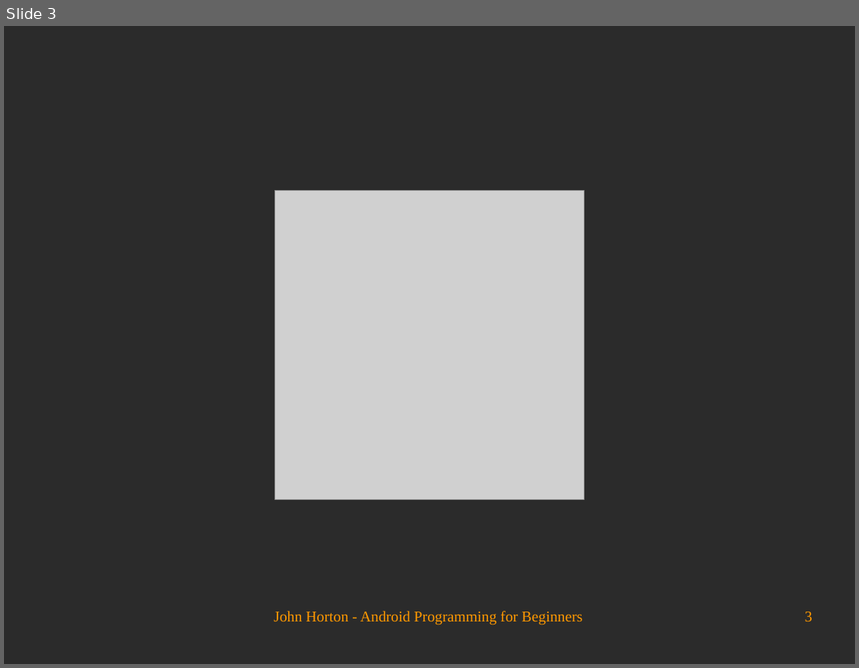
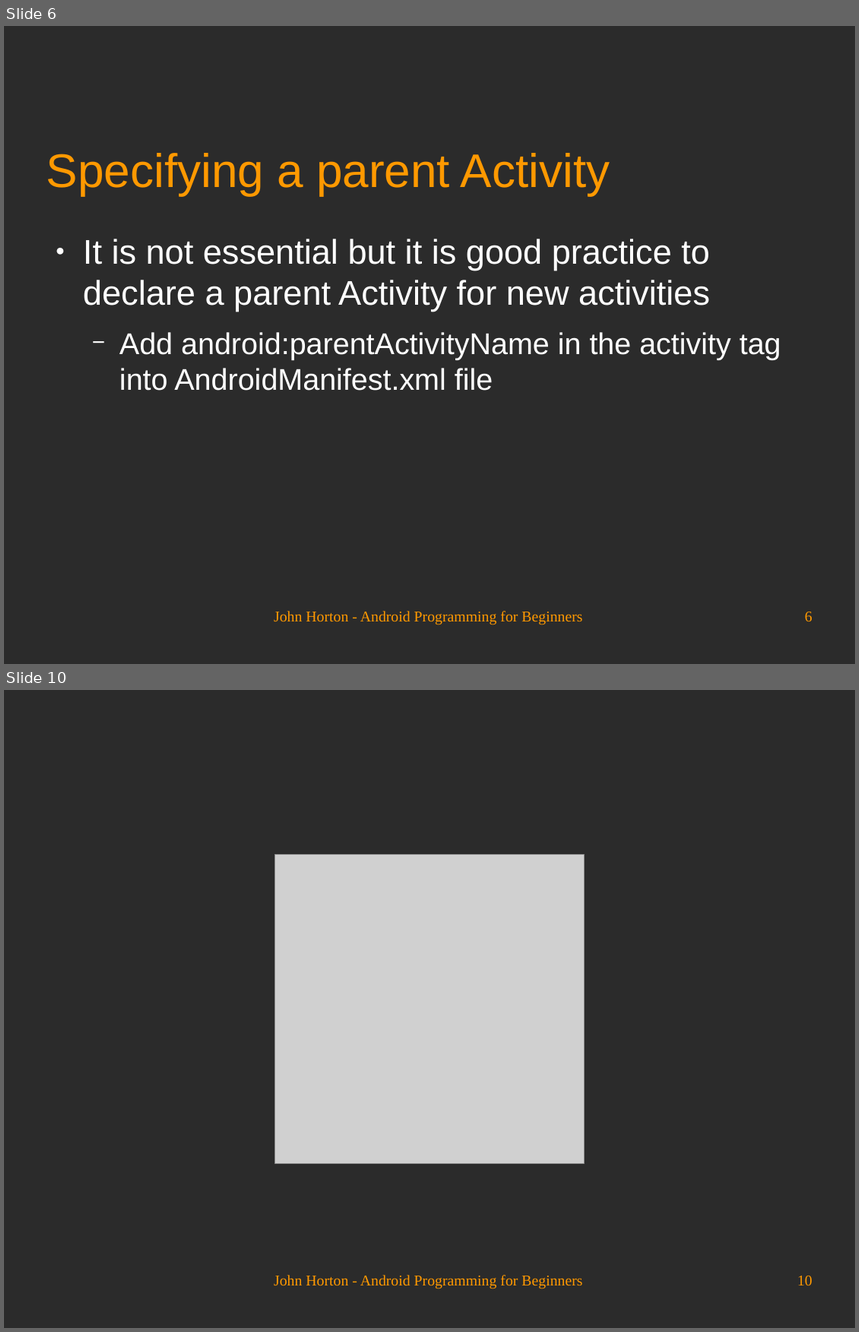
Before and after one commit to Academy-Soft-Intellect/Android-Programming-for-Beginners, a slide deck: 15_Android_Intent_and_Persistence.odp. Shown one above the other, each under a label of ours: slide 3 before the commit, slides 6 and 10 after it; the slides between them are not shown. The pictures are 859x668 and 859x1332 pixels, drawn with LibreOffice and Linux fonts; fonts in the diff are those of the drawing; grey boxes stand for pictures; background and template pictures are left out; a plain dark background stands for a picture behind light text. Boxes give left, top, right and bottom in pixels: in the first picture for what was removed or moved away, otherwise in the second. Text is boxed around its words. In the diff, an @@ line names an element or a change of style, - is before the commit and + after.

```diff
--- a/15_Android_Intent_and_Persistence.odp
+++ b/15_Android_Intent_and_Persistence.odp
@@ slide 6 added at [4, 26, 855, 664], background picture (left out) @@
@@ title added at [47, 153, 610, 195], 44 pt, text #FF9900 @@
+Specifying a parent Activity
@@ text added at [83, 239, 781, 391], 32 pt, text #FFFFFF @@
+● It is not essential but it is good practice to declare a parent Activity for new activities
+  − Add android:parentActivityName in the activity tag into AndroidManifest.xml file
@@ text added at [274, 611, 582, 626], 14 pt, text #FF9900 @@
+John Horton - Android Programming for Beginners
@@ page number added at [805, 612, 813, 622], 14 pt, text #FF9900 @@
+6
@@ what was slide 3 is now slide 10 @@
@@ page number at [797, 1276, 813, 1286]: text changed @@
-3
+10
```
Also in this commit, not shown: 2 slides changed, 6 other slides added.
